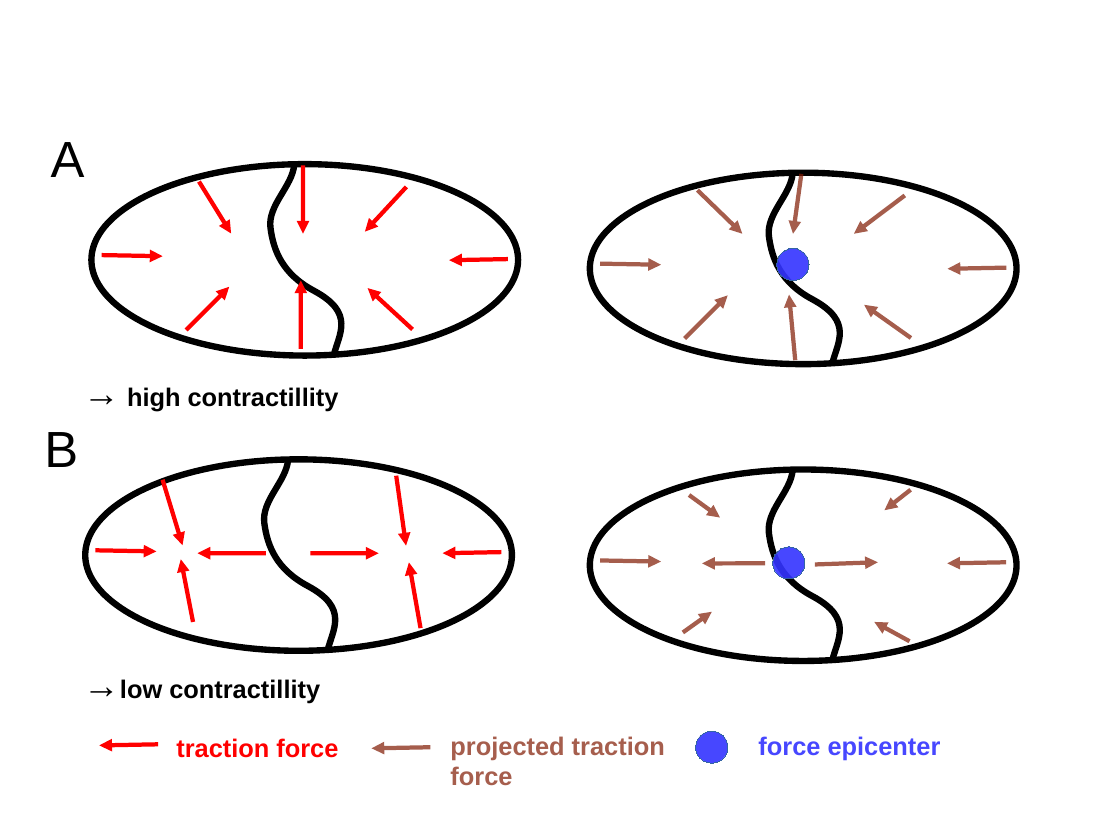
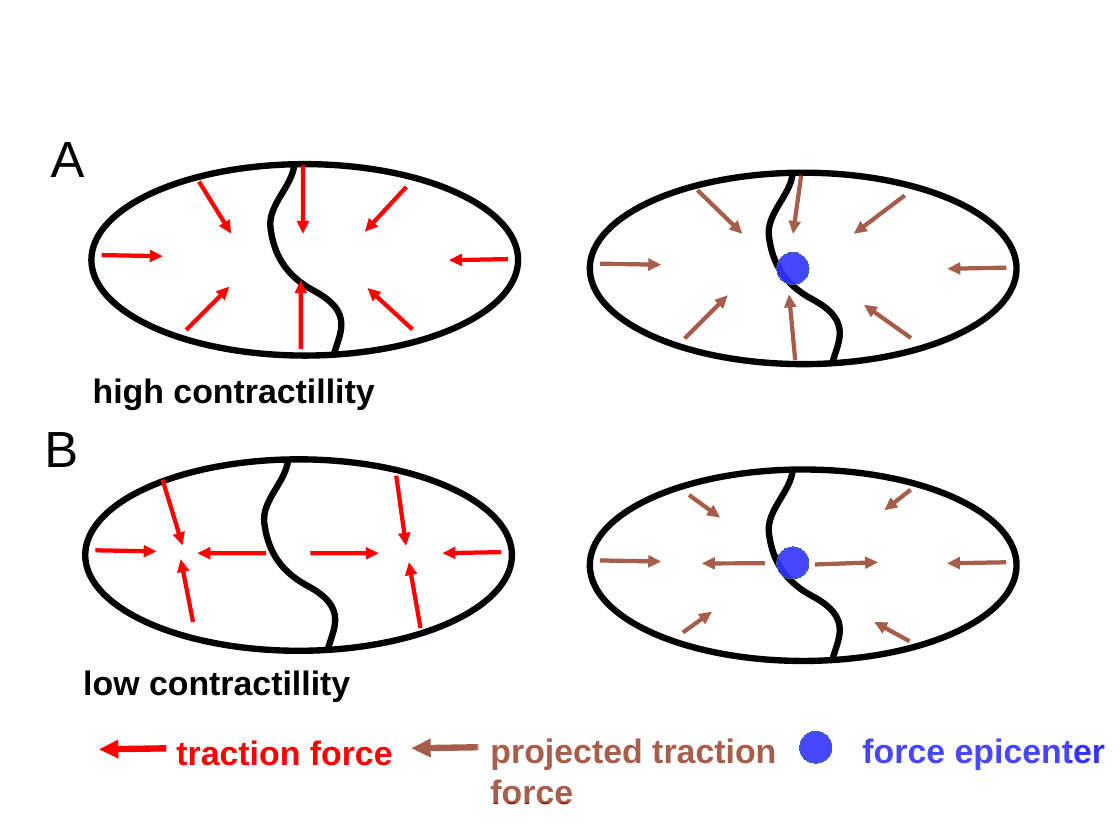
Before and after one commit to fabrylab/pyTFM, a slide deck: slide 1 of docs/images.odp. Drawn at 1120x840 pixels with LibreOffice and Linux fonts; fonts in the diff are those of the drawing. Boxes give left, top, right and bottom in pixels: in the first picture for what was removed or moved away, otherwise in the second. Text is boxed around its words. In the diff, an @@ line names an element or a change of style, - is before the commit and + after.

```diff
--- a/docs/images.odp
+++ b/docs/images.odp
@@ ellipse: place and size @@
-ellipse at box(777, 248, 810, 281)
+ellipse at box(777, 252, 810, 285)
@@ text at box(93, 378, 374, 410): text changed; size 18 to 24 pt @@
-→ high contractillity
+high contractillity
@@ ellipse: place and size @@
-ellipse at box(773, 547, 806, 579)
+ellipse at box(777, 547, 810, 579)
@@ text at box(83, 670, 350, 702): text changed; size 18 to 24 pt @@
-→low contractillity
+low contractillity
@@ rectangle: place and size @@
-rectangle at box(437, 711, 671, 803)
+rectangle at box(477, 711, 783, 803)
@@ rectangle: place and size @@
-rectangle at box(742, 711, 966, 803)
+rectangle at box(846, 711, 1069, 803)
@@ arrow moved from (159, 745) - (100, 746) to (167, 748) - (100, 750) @@
@@ arrow (167, 748) - (100, 750): stroke #FF0000 3 pt to #FF0000 4.51 pt @@
@@ arrow moved from (431, 747) - (372, 748) to (479, 747) - (412, 748) @@
@@ arrow (479, 747) - (412, 748): stroke #801900 3 pt to #801900 4.51 pt @@
@@ size 18 to 24 pt in 3 elements at box(176, 740, 393, 766), box(862, 738, 1106, 770), box(490, 738, 776, 805) @@
@@ text "projected traction": place and size @@
-text "projected traction" at box(450, 736, 665, 786)
+text "projected traction" at box(490, 738, 776, 805)
@@ ellipse: place and size @@
-ellipse at box(696, 732, 729, 764)
+ellipse at box(800, 732, 832, 764)
@@ text "force epicenter": place and size @@
-text "force epicenter" at box(758, 736, 941, 761)
+text "force epicenter" at box(862, 738, 1106, 770)
```
Also in this commit, not shown: 1 slide added, 9 other files.
